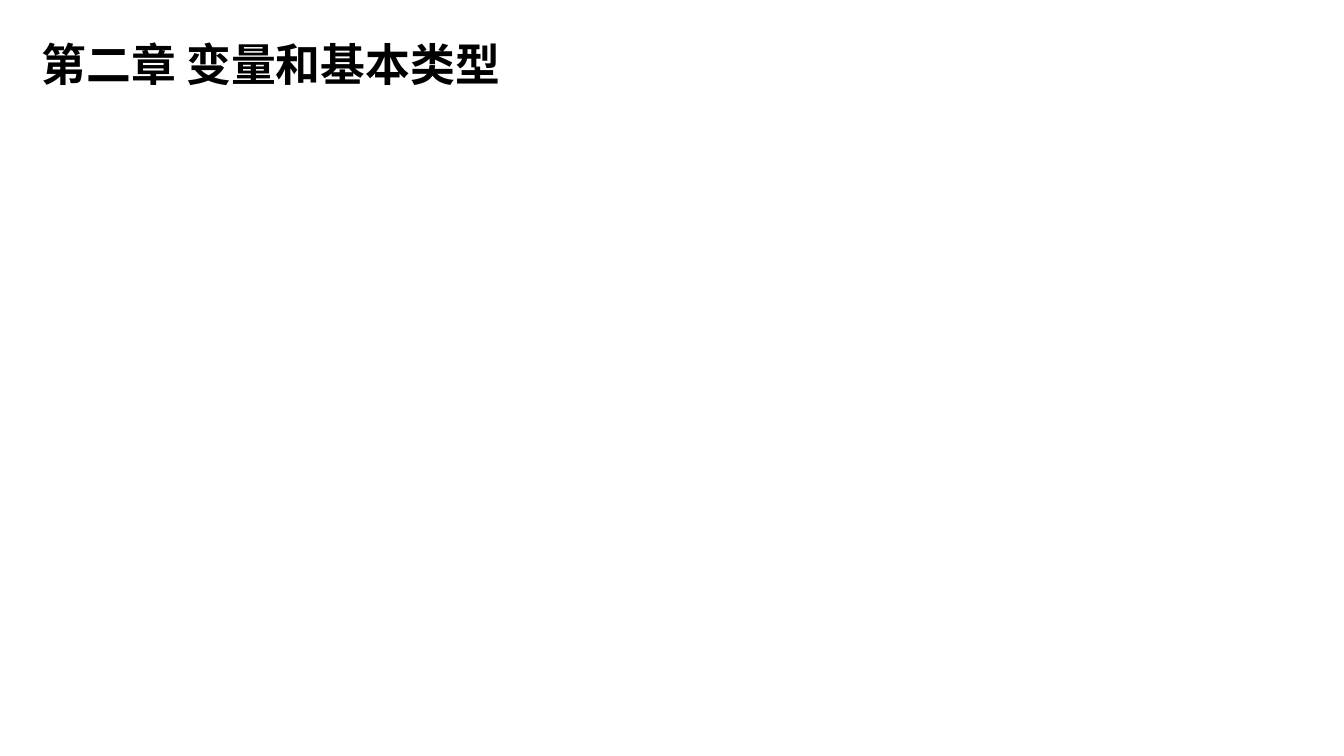
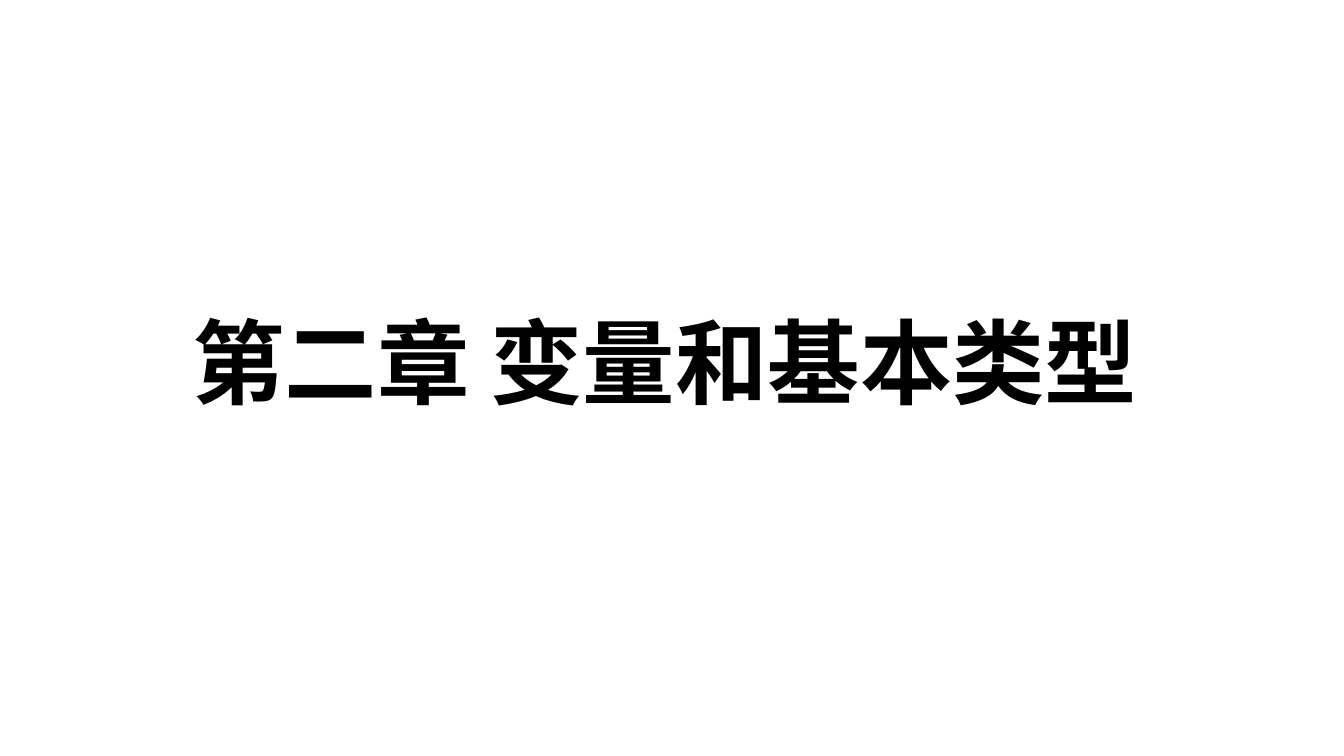
Before and after one commit to 3417725275/CPP_Study, a slide deck: slide 4 of C++课件.pptx. Drawn at 1344x756 pixels with LibreOffice and Linux fonts; fonts in the diff are those of the drawing. Boxes give left, top, right and bottom in pixels: in the first picture for what was removed or moved away, otherwise in the second. Text is boxed around its words. In the diff, an @@ line names an element or a change of style, - is before the commit and + after.

```diff
--- a/C++课件.pptx
+++ b/C++课件.pptx
@@ text "第二章 变量和基本类型": place and size @@
-text "第二章 变量和基本类型" at box(42, 42, 500, 85)
+text "第二章 变量和基本类型" at box(192, 317, 1138, 406)
@@ text "第二章 变量和基本类型" at box(192, 317, 1138, 406): size 32 to 66 pt @@
```
Also in this commit, not shown: 5 other slides changed, 3 slides added, 11 slides removed, 1 other file.
